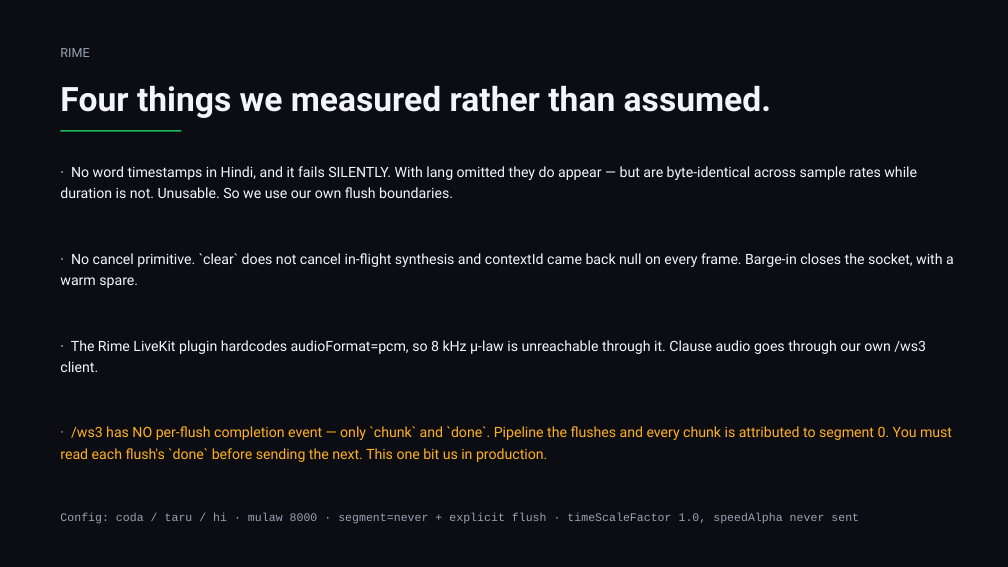
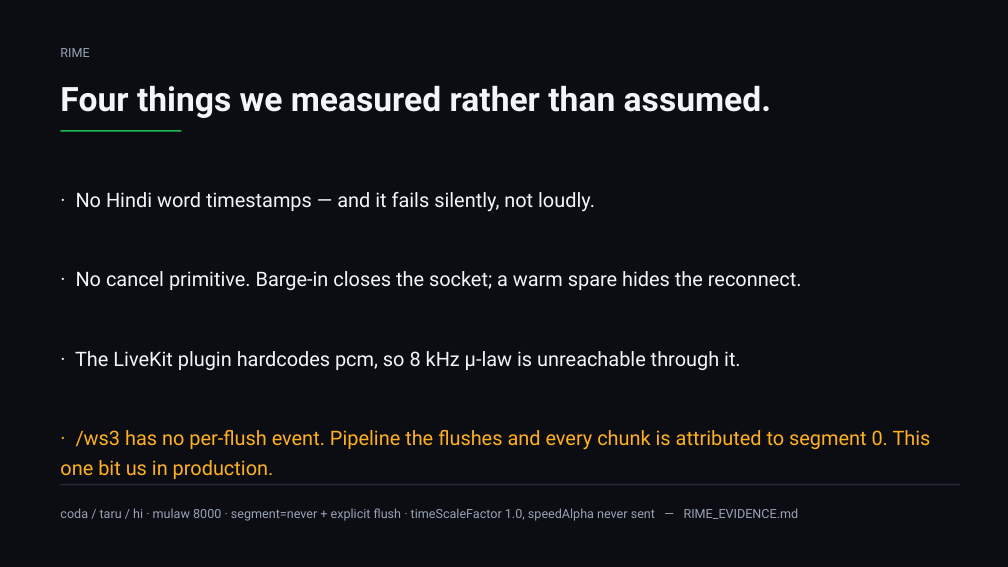
Before and after one commit to SwapnanilAdhikary/SAMJHA, a slide deck: slide 8 of ppt/samjha.pptx (slide 9 before the commit). Drawn at 1008x567 pixels with LibreOffice and Linux fonts; fonts in the diff are those of the drawing. Boxes give left, top, right and bottom in pixels: in the first picture for what was removed or moved away, otherwise in the second. Text is boxed around its words. In the diff, an @@ line names an element or a change of style, - is before the commit and + after.

```diff
--- a/ppt/samjha.pptx
+++ b/ppt/samjha.pptx
@@ text at (x1=76, y1=192, x2=595, y2=212): text changed; size 13.5 to 19 pt @@
-· No word timestamps in Hindi, and it fails SILENTLY. With lang omitted they do appear — but are byte-identical across sample rates while duration is not. Unusable. So we use our own flush boundaries.
+· No Hindi word timestamps — and it fails silently, not loudly.
@@ text at (x1=76, y1=271, x2=802, y2=290): text changed; size 13.5 to 19 pt @@
-· No cancel primitive. `clear` does not cancel in-flight synthesis and contextId came back null on every frame. Barge-in closes the socket, with a warm spare.
+· No cancel primitive. Barge-in closes the socket; a warm spare hides the reconnect.
@@ text at (x1=75, y1=351, x2=741, y2=370): text changed; size 13.5 to 19 pt @@
-· The Rime LiveKit plugin hardcodes audioFormat=pcm, so 8 kHz μ-law is unreachable through it. Clause audio goes through our own /ws3 client.
+· The LiveKit plugin hardcodes pcm, so 8 kHz μ-law is unreachable through it.
@@ text at (x1=60, y1=430, x2=931, y2=479): text changed; size 13.5 to 19 pt @@
-· /ws3 has NO per-flush completion event — only `chunk` and `done`. Pipeline the flushes and every chunk is attributed to segment 0. You must read each flush's `done` before sending the next. This one bit us in production.
+· /ws3 has no per-flush event. Pipeline the flushes and every chunk is attributed to segment 0. This one bit us in production.
@@ text at (x1=60, y1=508, x2=799, y2=521): text changed; size 11 to 12 pt; font Courier New to Roboto @@
-Config: coda / taru / hi · mulaw 8000 · segment=never + explicit flush · timeScaleFactor 1.0, speedAlpha never sent
+coda / taru / hi · mulaw 8000 · segment=never + explicit flush · timeScaleFactor 1.0, speedAlpha never sent — RIME_EVIDENCE.md
@@ rectangle added at (x1=60, y1=484, x2=960, y2=485), fill #242A38 @@
```
Also in this commit, not shown: 5 other slides changed, 4 slides added, 6 slides removed, 29 other files.
